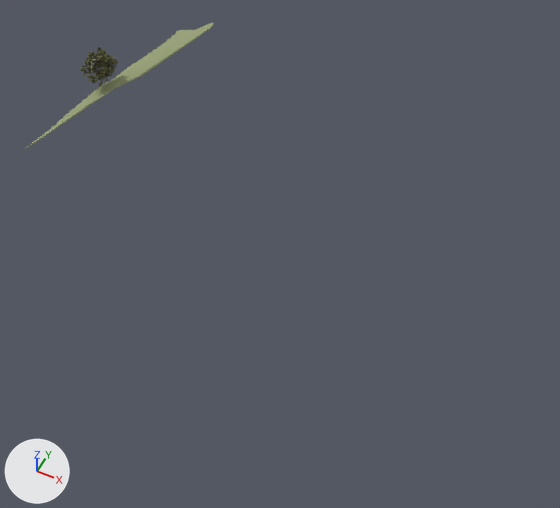
The glTF model models/main/lod/sw_t_-2_0.glb as it was, and as the next commit left it.
Before and after are seen from a 50 mm camera at (-156.0, -76.0, 302.0) aimed at (-228.0, 69.0, 121.0). Arrows for +X, +Y and +Z are at lower left; the lights stay in place. The older version comes first. Mesh edges are drawn as thin lines on the coarser meshes. Where no turn or scale is listed for an object, it has been applied to the vertices.

The first picture shows 'SW_W_trees_Tree_096_UNVERIFIEDspecies', 'SW_ground_west_lawn_-2_0'.
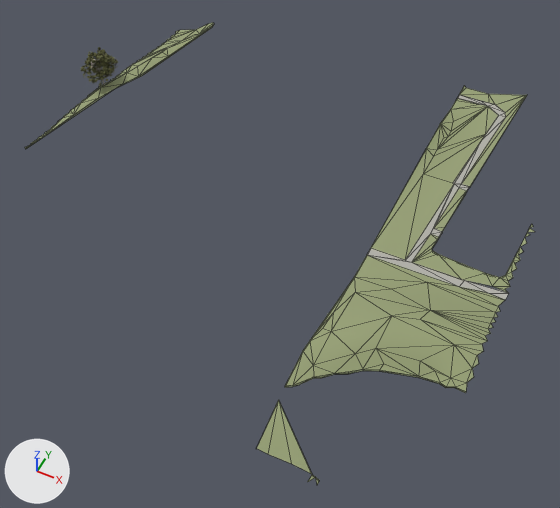
Boxes [x1, y1, x2, y2] around the edits, measured in the pictures (560 x 508 px):
'SW_ground_core_concrete_-2_0_UNVERIFIED', added
    after: [25, 23, 535, 485]
    faces in mat_sw_lawn_base (green #98a177): [25, 23, 535, 485]
    faces in mat_sw_concrete_base (grey #b1afaa): [367, 95, 509, 300]
'SW_ground_west_lawn_-2_0', unchanged, covered by the edit
    before: [25, 23, 214, 149]

The change, as a list of edits to the scene's bpy script:
```text
Add mat_sw_concrete_base:
    mat_sw_concrete_base = principled_material('SW_concrete_base')
    mat_sw_concrete_base.base_color = (0.44, 0.43, 0.4)  # grey #b1afaa
    mat_sw_concrete_base.roughness = 0.85
Add me_sw_ground_core_concrete__2_0_unverified:
    me_sw_ground_core_concrete__2_0_unverified.from_pydata(...)  # 266 vertices, 351 faces; spans x -81.0..81.0, y -81.0..81.0, z -11.0..11.0
    # faces by material slot: [34, 317]
    me_sw_ground_core_concrete__2_0_unverified.materials.append(mat_sw_concrete_base)  # grey #b1afaa
    me_sw_ground_core_concrete__2_0_unverified.materials.append(mat_sw_lawn_base)  # green #98a177
Add ob_sw_ground_core_concrete__2_0_unverified:
    ob_sw_ground_core_concrete__2_0_unverified = bpy.data.objects.new('SW_ground_core_concrete_-2_0_UNVERIFIED', me_sw_ground_core_concrete__2_0_unverified)
    ob_sw_ground_core_concrete__2_0_unverified.location = (-239.6, 79.8, 134.4)
```
